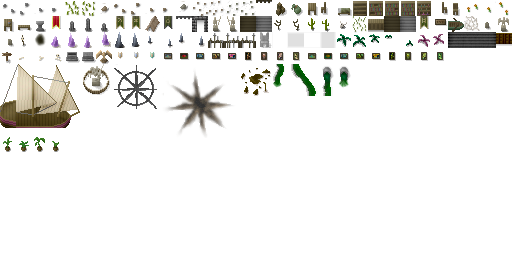
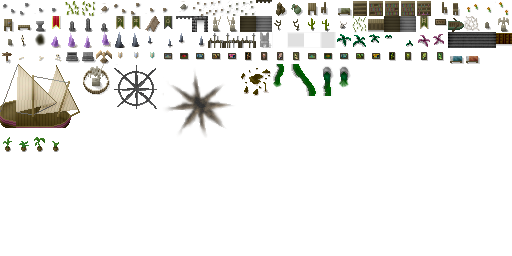
Layers edited between the first and the second 512px x 256px image:
painted on "shade" over [450, 56, 480, 64]
